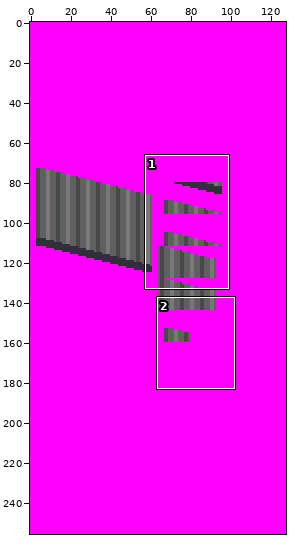
Two states of a sprite sheet, tiles/outdoor_oreburgh/top.png. The picture above shows the old version from afar; the outline marks the close-up.
Close-up. Before the edit:
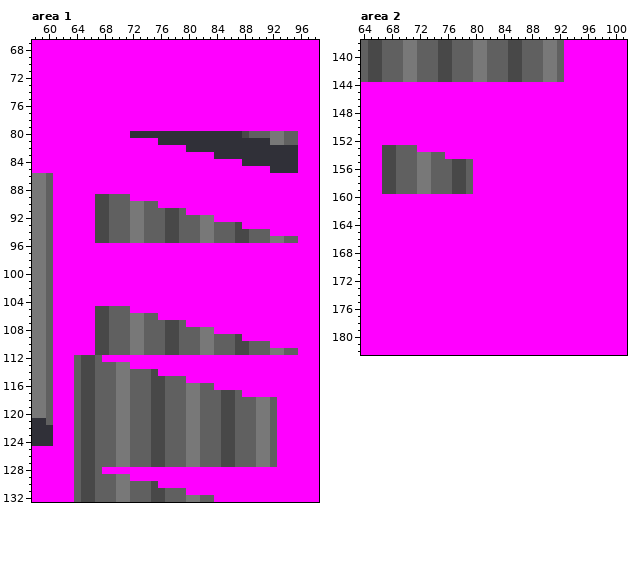
The file is 128x256 pixels. Shown: area 1: x 58..98, y 67..132; area 2: x 64..101, y 138..182.
The same view after the edit:
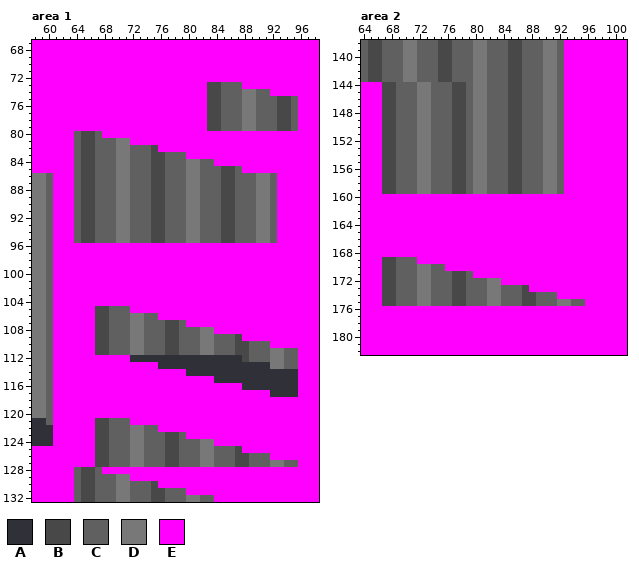
Palette (. is transparent): A #303038  B #484848  C #606060  D #787878  E #ff00ff
The edit:
Changed rows in their new state; - is an unchanged pixel.
Area 1:
first column x 64:
 73 -------------------BBCCC--------
 74 -------------------BBCCCDDCC----
 75 -------------------BBCCCDDCCCBBC
 76 -------------------BBCCCDDCCCBBC
 77 -------------------BBCCCDDCCCBBC
 78 -------------------BBCCCDDCCCBBC
 79 -------------------BBCCCDDCCCBBC
 80 CBBC----EEEEEEEEEEEEEEEEEEEEEEEE
 81 CBBCCCDD----EEEEEEEEEEEEEEEEEEEE
 82 CBBCCCDDCCCB----EEEEEEEEEEEEEEEE
 83 CBBCCCDDCCCBBCCC----EEEEEEEEEEEE
 84 CBBCCCDDCCCBBCCCDDCC----EEEEEEEE
 85 CBBCCCDDCCCBBCCCDDCCCBBC----EEEE
 86 CBBCCCDDCCCBBCCCDDCCCBBCCCDDC---
 87 CBBCCCDDCCCBBCCCDDCCCBBCCCDDC---
 88 CBBCCCDDCCCBBCCCDDCCCBBCCCDDC---
 89 CBBCC-DDCCCBBCCCDDCCCBBCCCDDC---
 90 CBBCC-DDCC-BBCCCDDCCCBBCCCDDC---
 91 CBBCC-DDCC-BBCC-DDCCCBBCCCDDC---
 92 CBBCC-DDCC-BBCC-DDCCCBBCCCDDC---
 93 CBBCC-DDCC-BBCC-DDCC-BBCCCDDC---
 94 CBBCC-DDCC-BBCC-DDCC-BBCC-DDC---
 95 CBBCC-DDCC-BBCC-DDCC-BBCC-DDCEEE
first column x 64:
112 EEEE----AAAAAAAAAAAAAAAABCCCDDCC
113 EEEEEEEE----AAAAAAAAAAAAAAAADDCC
114 EEEEEEEEEEEE----AAAAAAAAAAAAAAAA
115 EEEEEEEEEEEEEEEE----AAAAAAAAAAAA
116 EEEEEEEEEEEEEEEEEEEE----AAAAAAAA
117 EEEEEEEEEEEEEEEEEEEEEEEE----AAAA
118 EEEEEEEEEEEEEEEEEEEEEEEEEEEEE---
119 EEEEEEEEEEEEEEEEEEEEEEEEEEEEE---
120 EEEEEEEEEEEEEEEEEEEEEEEEEEEEE---
121 EEEBB-CCEEEEEEEEEEEEEEEEEEEEE---
122 EEEBB-CCDD-CEEEEEEEEEEEEEEEEE---
123 EEEBB-CCDD-CCBB-EEEEEEEEEEEEE---
124 EEEBB-CCDD-CCBB-CCDDEEEEEEEEE---
125 EEEBB-CCDD-CCBB-CCDD-CCBEEEEE---
126 EEEBB-CCDD-CCBB-CCDD-CCBB-CCE---
127 EEEBB-CCDD-CCBB-CCDD-CCBB-CCDDCC
Area 2:
first column x 67:
144 BBCCCDDCCCBBCDDCCCBBCCCDDC
145 BBCCCDDCCCBBCDDCCCBBCCCDDC
146 BBCCCDDCCCBBCDDCCCBBCCCDDC
147 BBCCCDDCCCBBCDDCCCBBCCCDDC
148 BBCCCDDCCCBBCDDCCCBBCCCDDC
149 BBCCCDDCCCBBCDDCCCBBCCCDDC
150 BBCCCDDCCCBBCDDCCCBBCCCDDC
151 BBCCCDDCCCBBCDDCCCBBCCCDDC
152 BBCCCDDCCCBBCDDCCCBBCCCDDC
153 -----DDCCCBBCDDCCCBBCCCDDC
154 ---------CBBCDDCCCBBCCCDDC
155 -------------DDCCCBBCCCDDC
156 -------------DDCCCBBCCCDDC
157 -------------DDCCCBBCCCDDC
158 -------------DDCCCBBCCCDDC
159 -------------DDCCCBBCCCDDC
first column x 67:
169 BBCCC------------------------
170 BBCCCDDCC--------------------
171 BBCCCDDCCCBBC----------------
172 BBCCCDDCCCBBCCCDD------------
173 BBCCCDDCCCBBCCCDDCCCB--------
174 BBCCCDDCCCBBCCCDDCCCBBCCC----
175 BBCCCDDCCCBBCCCDDCCCBBCCCDDCC
Pixel boxes of the changes (left, top, right, bottom) in both close-ups:
changed: (74, 82, 298, 243)
changed: (74, 355, 298, 467)
changed: (382, 82, 564, 194)
changed: (382, 257, 585, 306)
